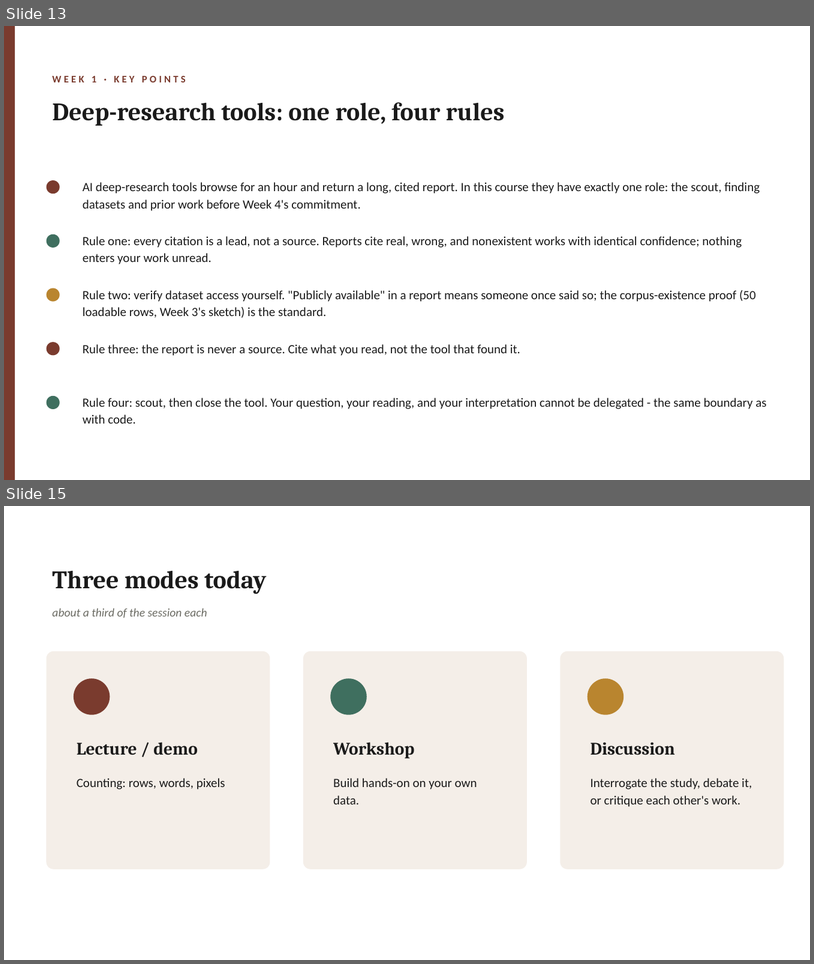
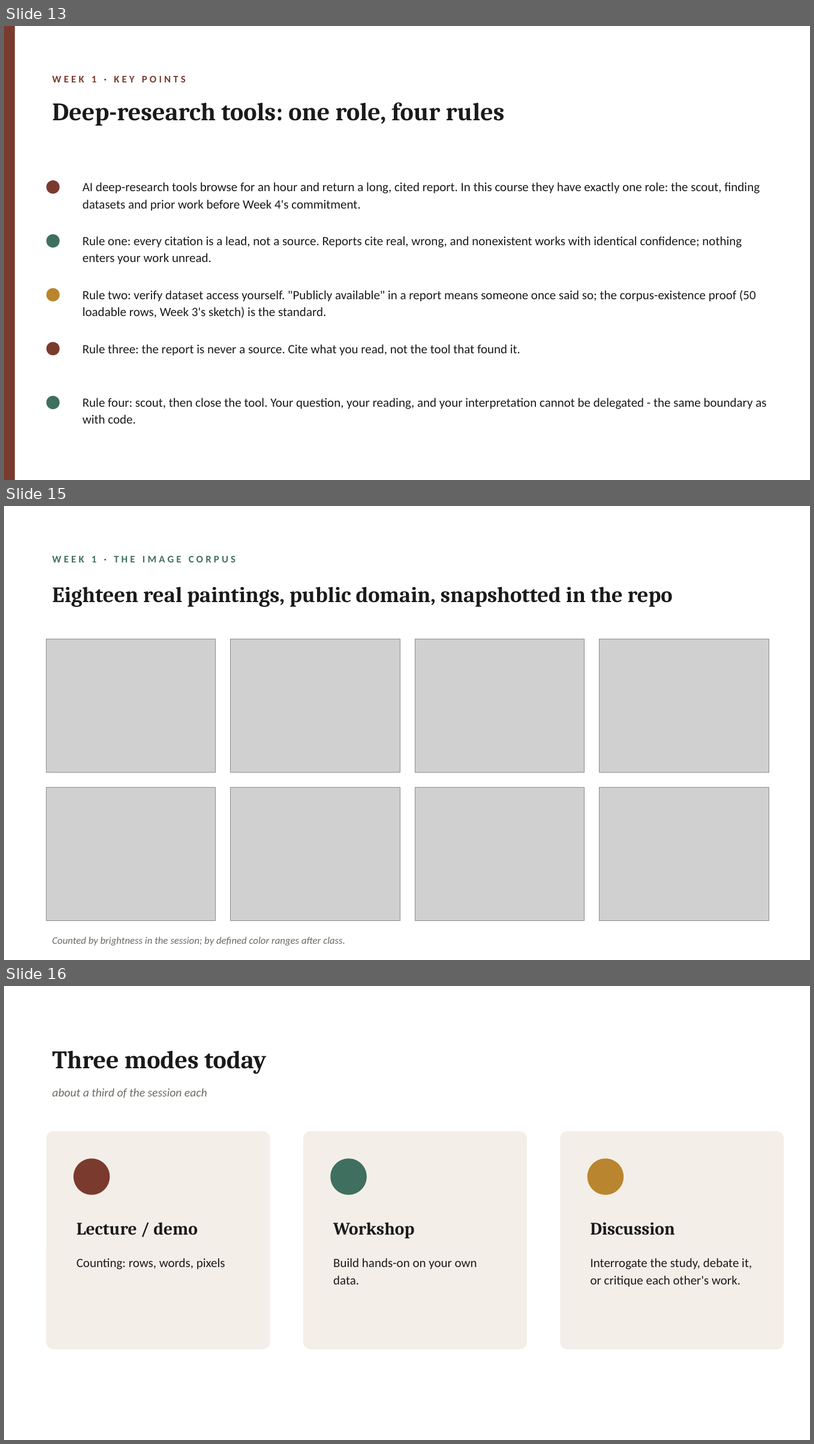
Before and after one commit to lucianli123/culture-as-data-2026, a slide deck: slides/pptx/week-01.pptx. Shown one above the other, each under a label of ours: slides 13 and 15 before the commit, slides 13, 15 and 16 after it; the slides between them are not shown. The pictures are 814x964 and 814x1444 pixels, drawn with LibreOffice and Linux fonts; fonts in the diff are those of the drawing; grey boxes stand for pictures. Boxes give left, top, right and bottom in pixels: in the first picture for what was removed or moved away, otherwise in the second. Text is boxed around its words. In the diff, an @@ line names an element or a change of style, - is before the commit and + after.

Commit message:
Real data everywhere, no smoke test, sonnets-first Week 1, playgrounds, subreddit classifier
- SMOKE plumbing removed from every notebook: loaders are local-snapshot ->
  live-source -> graceful fallback, with no harness flags in student code.
  _smoke_test.ipynb deleted; harness, READMEs, BUILD-PLAN, and materials page
  updated (Layer 3 is now a real Colab run of week05).
- Week 1 is fully sonnets + paintings: first chart is love across the
  sequence, the error drill and AI loop run on the sonnets, capta/CSV
  anatomy runs on the painting manifest, and a new counts-matrix section
  introduces the DataFrame (rows are sonnets, columns are words - the table
  every later method transforms). All wedding references removed from the
  notebook, kits, slides, and session plans; wedding data files dropped from
  the snapshot (the dataset remains a starter-corpus option and the NYT-API
  starter stands alone).
- Real corpora replace every stand-in: week02 counts sonnets against
  Frankenstein and Dracula (snapshotted); week03 classifies two subreddits
  loaded live (analyze-only, nothing stored) with a novelist fallback;
  week05 embeds 120 real passages and the real Met paintings; week07
  annotates real sonnet openings by theme with an updated cassette and a
  gold-set disagreement worth arguing about; cool-methods run on Dracula
  and Frankenstein.
- Playground sections in weeks 1, 2, 3, 5, and 7: each student edits a
  question line and parameters (word pairs, corpus pairs, class pairs,
  their own corpus, their own line) and reruns.
- Week 1 deck: concise bullet pass and a new slide embedding eight of the
  real paintings.

```diff
--- a/slides/pptx/week-01.pptx
+++ b/slides/pptx/week-01.pptx
@@ slide 15 added at [4, 506, 810, 960], background #FFFFFF @@
@@ text added at [52, 556, 236, 562], 12 pt, text #3F6F5F, bold @@
+WEEK 1 · THE IMAGE CORPUS
@@ text added at [52, 586, 673, 607], 26 pt, text #1A1A1A, bold @@
+Eighteen real paintings, public domain, snapshotted in the repo
@@ picture added at [47, 639, 216, 772] @@
@@ picture added at [231, 639, 400, 772] @@
@@ picture added at [416, 639, 585, 772] @@
@@ picture added at [600, 639, 769, 772] @@
@@ picture added at [47, 787, 216, 921] @@
@@ picture added at [231, 787, 400, 921] @@
@@ picture added at [416, 787, 585, 921] @@
@@ picture added at [600, 787, 769, 921] @@
@@ text added at [52, 936, 345, 945], 12 pt, text #6B6B63, italic @@
+Counted by brightness in the session; by defined color ranges after class.
@@ what was slide 15 is now slide 16 @@
```
Also in this commit, not shown: 4 slides changed, 50 other files.
